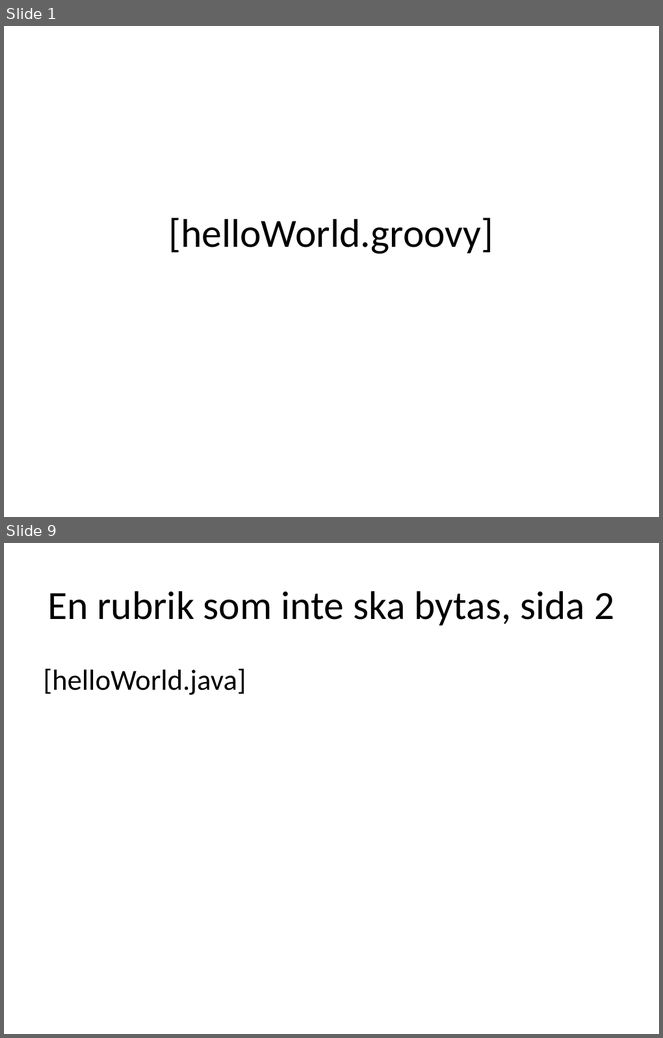
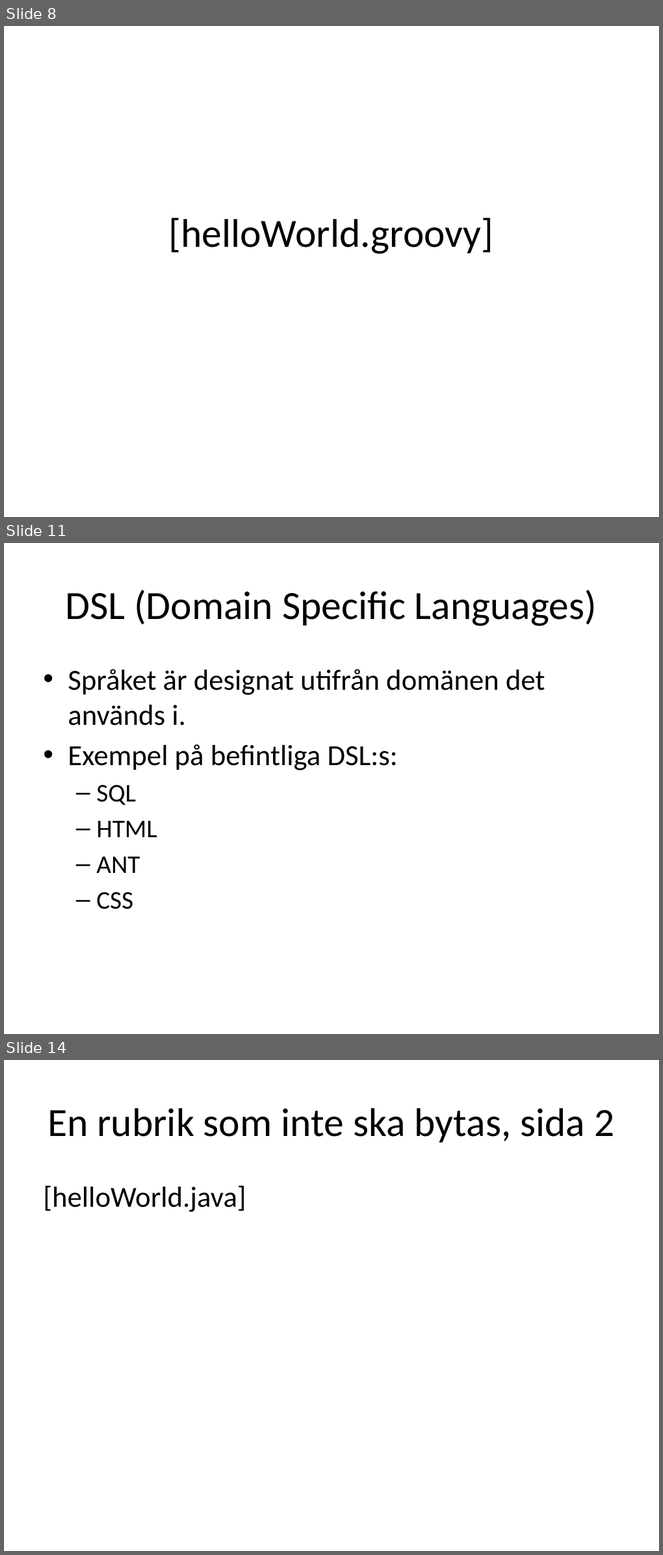
Before and after one commit to me97esn/groovyseminarium, a slide deck: groovyseminarie/dokument/groovyseminarium_source.pptx. Shown one above the other, each under a label of ours: slides 1 and 9 before the commit, slides 8, 11 and 14 after it; the slides between them are not shown. The pictures are 663x1038 and 663x1555 pixels, drawn with LibreOffice and Linux fonts; fonts in the diff are those of the drawing. Boxes give left, top, right and bottom in pixels: in the first picture for what was removed or moved away, otherwise in the second. Text is boxed around its words. In the diff, an @@ line names an element or a change of style, - is before the commit and + after.

Commit message:
lagt till lite text

```diff
--- a/groovyseminarie/dokument/groovyseminarium_source.pptx
+++ b/groovyseminarie/dokument/groovyseminarium_source.pptx
@@ slide 11 added at box(4, 543, 659, 1034), background #FFFFFF @@
@@ title added at box(65, 590, 597, 626), 44 pt, text #000000 @@
+DSL (Domain Specific Languages)
@@ text added at box(68, 669, 545, 910), 32 pt, text #000000 @@
+• Språket är designat utifrån domänen det används i.
+• Exempel på befintliga DSL:s:
+  – SQL
+  – HTML
+  – ANT
+  – CSS
@@ what was slide 1 is now slide 8 @@
@@ what was slide 9 is now slide 14 @@
```
Also in this commit, not shown: 2 slides changed, 5 other slides added, 1 slide removed.
